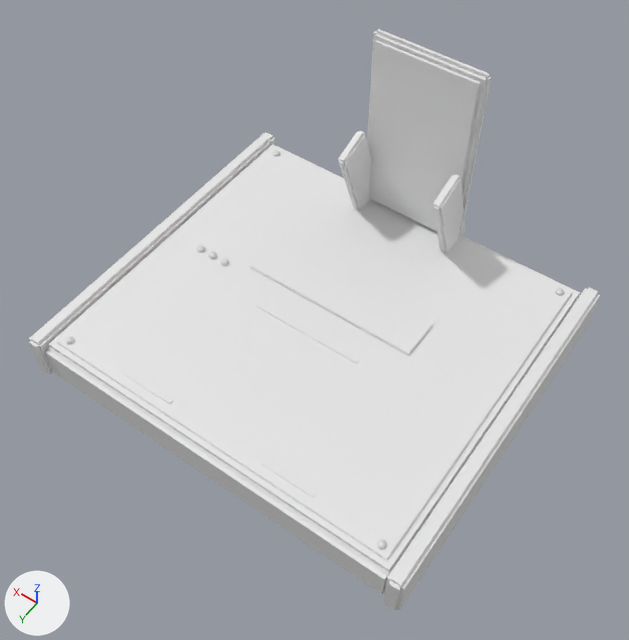
A saved change to the FBX model Assets/Models/Chillhop/MixerModel.fbx.
Rendered twice from a 50 mm lens placed at (-0.38, 0.543, 0.902), pointed at (-0.024, 0.046, 0.12). The lights are fixed; the arrows at lower left show +X, +Y and +Z. The first picture is the older version. Where no turn or scale is listed for an object, it has been applied to the vertices.

Objects in the first picture: 'MixerModel'.
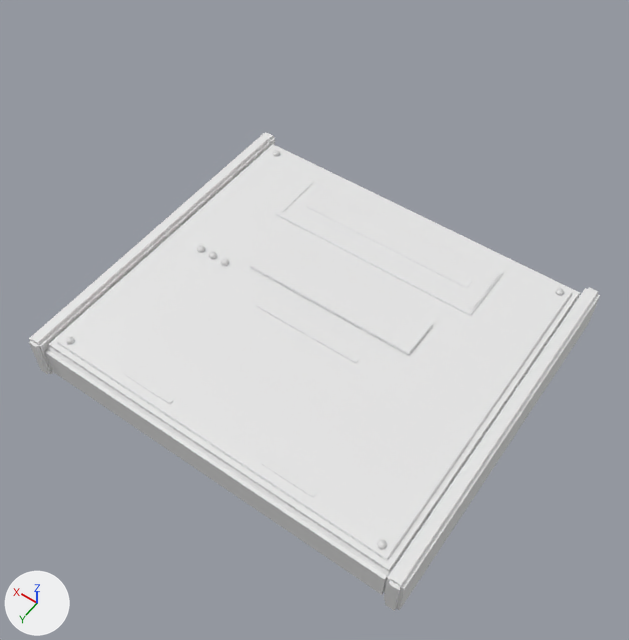
Location of each change, (x1, y1, x2, y2) in pixels of the pictures (629 x 640 px):
'MixerModel', reshaped (18% shorter): before (29, 29, 600, 611); after (29, 132, 600, 611)
part 1 of me_mixermodel, added: after (276, 179, 503, 316)
part 2 of me_mixermodel, added: after (281, 182, 313, 212)
part 3 of me_mixermodel, added: after (469, 273, 499, 310)
part 4 of me_mixermodel, deleted: before (367, 29, 491, 239)
part 5 of me_mixermodel, deleted: before (338, 131, 371, 210)
part 6 of me_mixermodel, deleted: before (433, 174, 465, 253)
part 7 of me_mixermodel, deleted: before (369, 40, 480, 231)

Diff of the bpy script that builds the scene:
```diff
--- a/Assets/Models/Chillhop/MixerModel.fbx.py
+++ b/Assets/Models/Chillhop/MixerModel.fbx.py
@@ me_mixermodel @@
 # used by ob_mixermodel; location = (0.0, 0.0, 0.0)
-me_mixermodel.from_pydata(...)  # 488 vertices, 410 faces; spans x -0.265..0.265, y -0.235..0.235, z 0.0..0.32
+me_mixermodel.from_pydata(...)  # 432 vertices, 358 faces; spans x -0.265..0.265, y -0.235..0.235, z 0.0..0.066
+# me_mixermodel part 1: the loose piece of 24 vertices spanning x -0.235..0.235, y -0.215..0.215, z 0.058..0.062 is copied, and the copy is scaled about its middle by (0.637, 0.195, 0.667), then moved by (0.0, -0.15, 0.003), in mat_m_black (white #e7e7e7); it spans x -0.15..0.15, y -0.193..-0.107, z 0.061..0.064
+# me_mixermodel part 2: a new loose piece, a box spanning x 0.143..0.147, y -0.185..-0.115, z 0.0635..0.065, in mat_m_label (white #e7e7e7)
+# me_mixermodel part 3: a new loose piece, a box spanning x -0.147..-0.143, y -0.185..-0.115, z 0.0635..0.065, in mat_m_label (white #e7e7e7)
+# me_mixermodel part 4: the loose piece of 32 vertices spanning x -0.075..0.075, y -0.218..-0.206, z 0.06..0.32 is deleted
+# me_mixermodel part 5: the loose piece of 32 vertices spanning x 0.062..0.074, y -0.231..-0.139, z 0.047..0.193 is deleted
+# me_mixermodel part 6: the loose piece of 32 vertices spanning x -0.074..-0.062, y -0.231..-0.139, z 0.047..0.193 is deleted
+# me_mixermodel part 7: the loose piece of 24 vertices spanning x -0.068..0.068, y -0.206..-0.201, z 0.068..0.313 is deleted
+# other edits to the shape of me_mixermodel do not show in these pictures
 me_mixermodel.materials.append(mat_m_mixerbody)
```
